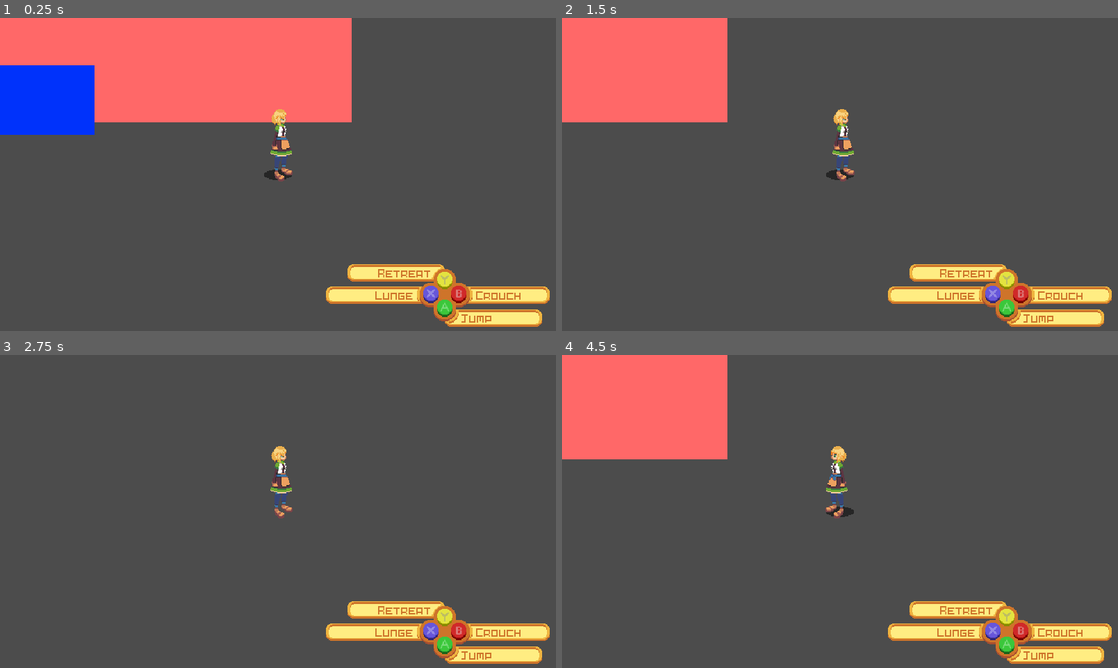
Above: before the commit, frames 1-4 (two rows, left to right).
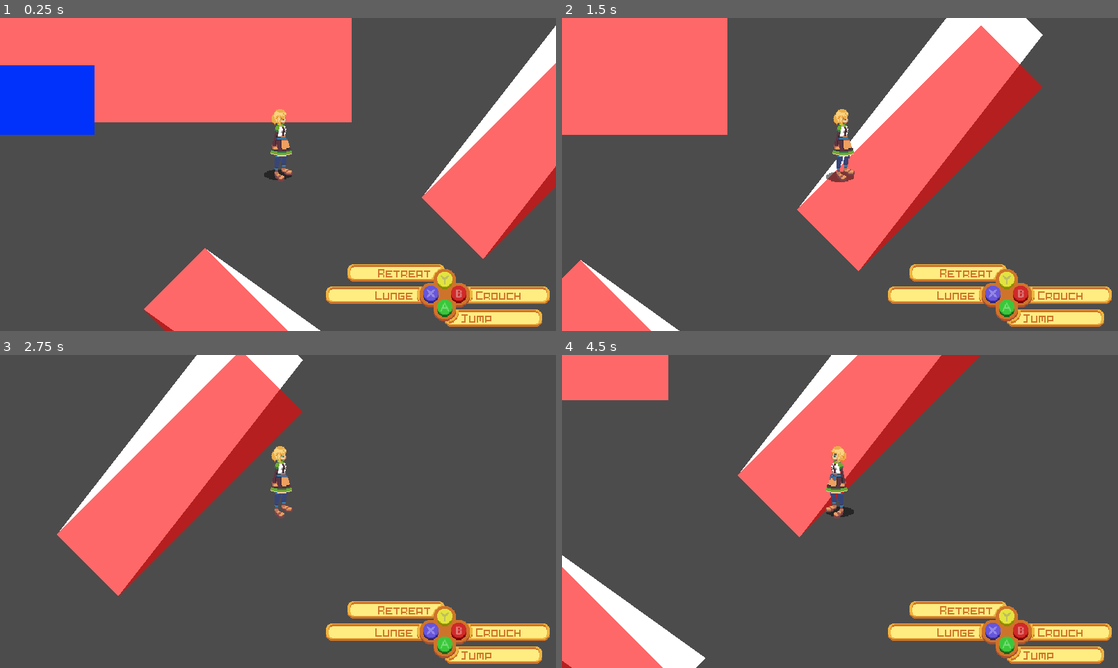
Above: after the commit, the same moments.

Repository: MTareqAzim/scratchpad
Game: Godot game, scene res://Scenes/World/World.tscn
Same seed, same stepped clock (60 frames per second), same inputs: the game is played once before the commit and once after it.
Inputs (mouse positions are in pixels of both pictures, inside the frame that each line leads up to):
- Up to frame 1 (0.25 s): no input
- Up to frame 2 (1.5 s): tap Enter (ui_accept) at 0.5, 0.77 s; move the mouse to (962, 158) at 0.52 s; hold Right (ui_right) 0.53-1.25 s; click (962, 158) at 0.67 s; drag from (728, 190) to (840, 149) at 1.27 s
- Up to frame 3 (2.75 s): tap Enter (ui_accept) at 2 s; move the mouse to (333, 442) at 2.02 s; hold Right (ui_right) from 2.03 s (still down)
- Up to frame 4 (4.5 s): release Right (ui_right) at 2.75 s; drag from (812, 574) to (840, 483) at 2.77 s; tap Enter (ui_accept) at 3.5, 3.77 s; move the mouse to (1006, 558) at 3.52 s; hold Left (ui_left) 3.53-4.25 s; drag from (673, 464) to (756, 433) at 4.27 s

The runs differ from the first frame. In frame 1, 13% of the frame differs, in the area x 25-100%, y 2-100%; in frame 2, 20%; in frame 3, 16%; in frame 4, 23%, in the area x 0-76%, y 0-100%.

Commit message:
Got depth sorting to work.

Diff:
--- a/Scenes/World/World.tscn
+++ b/Scenes/World/World.tscn
@@ -14,12 +14,14 @@
 extents = Vector2( 72, 100 )
 
 [sub_resource type="RectangleShape2D" id=3]
-extents = Vector2( 150, 84 )
+extents = Vector2( 150, 176 )
+
+[sub_resource type="RectangleShape2D" id=4]
+extents = Vector2( 140, 140 )
 
 [node name="World" type="Node"]
 
 [node name="Shadow Mask" parent="." instance=ExtResource( 1 )]
-editor/display_folded = true
 position = Vector2( 420, 580 )
 _z_pos = 0
 _height = 0
@@ -178,6 +180,80 @@
 [node name="Bounding Box" parent="DepthSorter/StaticSlope2P5D/Depth Sort" index="0"]
 shape = SubResource( 3 )
 
+[node name="StaticSlope2P5D3" parent="DepthSorter" instance=ExtResource( 3 )]
+position = Vector2( 880, 430 )
+_height = 60
+_width = 100
+_length = 300
+_angle = 315
+
+[node name="TopShape" parent="DepthSorter/StaticSlope2P5D3" index="1"]
+polygon = PoolVector2Array( 70.7107, -201.421, 141.421, -130.711, -70.7107, 141.421, -141.421, 70.7107 )
+
+[node name="BaseShape" parent="DepthSorter/StaticSlope2P5D3" index="2"]
+polygon = PoolVector2Array( 70.7107, -141.421, 141.421, -70.7107, -70.7107, 141.421, -141.421, 70.7107 )
+
+[node name="VolumeShape" parent="DepthSorter/StaticSlope2P5D3" index="3"]
+polygon = PoolVector2Array( 70.7107, -201.421, 141.421, -130.711, 141.421, -70.7107, -70.7107, 141.421, -141.421, 70.7107 )
+
+[node name="Rise" parent="DepthSorter/StaticSlope2P5D3" index="4"]
+position = Vector2( -106.066, 106.066 )
+cast_to = Vector2( 212.132, -272.132 )
+
+[node name="Shadow Mask" parent="DepthSorter/StaticSlope2P5D3" instance=ExtResource( 1 )]
+editor/display_folded = true
+_z_pos = 0
+_height = 60
+_width = 110
+_length = 300
+_angle = 315
+
+[node name="CollisionPolygon2D" parent="DepthSorter/StaticSlope2P5D3/Shadow Mask" index="0"]
+polygon = PoolVector2Array( 67.1751, -144.957, 144.957, -67.1751, -67.1751, 144.957, -144.957, 67.1751 )
+
+[node name="Base" parent="DepthSorter/StaticSlope2P5D3/Shadow Mask" index="1"]
+polygon = PoolVector2Array( 67.1751, -144.957, 144.957, -67.1751, -67.1751, 144.957, -144.957, 67.1751 )
+polygons = [ PoolVector2Array( 67.1751, -144.957, 144.957, -67.1751, -67.1751, 144.957, -144.957, 67.1751 ) ]
+
+[node name="Rise" parent="DepthSorter/StaticSlope2P5D3/Shadow Mask" index="2"]
+position = Vector2( -106.066, 106.066 )
+cast_to = Vector2( 212.132, -272.132 )
+
+[node name="Depth Sort" parent="DepthSorter/StaticSlope2P5D3" instance=ExtResource( 4 )]
+position = Vector2( 0, -24 )
+body = NodePath("..")
+
+[node name="Bounding Box" parent="DepthSorter/StaticSlope2P5D3/Depth Sort" index="0"]
+shape = SubResource( 3 )
+
+[node name="StaticSlope2P5D4" parent="DepthSorter" instance=ExtResource( 3 )]
+position = Vector2( 560, 700 )
+_height = 60
+_width = 100
+_length = 300
+_angle = 225
+
+[node name="TopShape" parent="DepthSorter/StaticSlope2P5D4" index="1"]
+polygon = PoolVector2Array( 141.421, 10.7107, 70.7107, 81.4214, -141.421, -70.7107, -70.7107, -141.421 )
+
+[node name="BaseShape" parent="DepthSorter/StaticSlope2P5D4" index="2"]
+polygon = PoolVector2Array( 141.421, 70.7107, 70.7107, 141.421, -141.421, -70.7107, -70.7107, -141.421 )
+
+[node name="VolumeShape" parent="DepthSorter/StaticSlope2P5D4" index="3"]
+polygon = PoolVector2Array( 141.421, 10.7107, 141.421, 70.7107, 70.7107, 141.421, -141.421, -70.7107, -70.7107, -141.421 )
+
+[node name="Rise" parent="DepthSorter/StaticSlope2P5D4" index="4"]
+position = Vector2( -106.066, -106.066 )
+cast_to = Vector2( 212.132, 152.132 )
+
+[node name="Depth Sort" parent="DepthSorter/StaticSlope2P5D4" instance=ExtResource( 4 )]
+position = Vector2( 0, -24 )
+body = NodePath("..")
+
+[node name="Bounding Box" parent="DepthSorter/StaticSlope2P5D4/Depth Sort" index="0"]
+position = Vector2( 0, 24 )
+shape = SubResource( 4 )
+
 [node name="Player2" parent="DepthSorter" instance=ExtResource( 6 )]
 position = Vector2( 573, 474 )
 
@@ -200,3 +276,13 @@
 [editable path="DepthSorter/StaticSlope2P5D/Shadow Mask"]
 
 [editable path="DepthSorter/StaticSlope2P5D/Depth Sort"]
+
+[editable path="DepthSorter/StaticSlope2P5D3"]
+
+[editable path="DepthSorter/StaticSlope2P5D3/Shadow Mask"]
+
+[editable path="DepthSorter/StaticSlope2P5D3/Depth Sort"]
+
+[editable path="DepthSorter/StaticSlope2P5D4"]
+
+[editable path="DepthSorter/StaticSlope2P5D4/Depth Sort"]
--- a/Utils/Depth Sorting/depth_sort.gd
+++ b/Utils/Depth Sorting/depth_sort.gd
@@ -21,9 +21,12 @@
 func in_front_of(depth_sort: DepthSort) -> bool:
 	var in_front_of = false
 
-	var body_y_position = _body.global_position.y
-	var other_y_position = depth_sort.get_body().global_position.y
-	in_front_of = body_y_position > other_y_position
+	if _body is PhysicsBody2P5D:
+		in_front_of = _body.in_front_of(depth_sort.get_body())
+	else:
+		var body_y_position = _body.global_position.y
+		var other_y_position = depth_sort.get_body().global_position.y
+		in_front_of = body_y_position > other_y_position
 
 	return in_front_of
 
--- a/Utils/Depth Sorting/depth_sorter.gd
+++ b/Utils/Depth Sorting/depth_sorter.gd
@@ -57,9 +57,7 @@
 
 func _calculate_z_indexes() -> Array:
 	var z_indexes = DirectedGraphSorter.kahn_sort(_depth_graph)
-	print(z_indexes)
 	z_indexes.invert()
-	print("Inverted: ", z_indexes)
 
 	return z_indexes
 
--- a/Utils/Physics Bodies/kinematic_body_2p5d.gd
+++ b/Utils/Physics Bodies/kinematic_body_2p5d.gd
@@ -121,6 +121,22 @@
 		return true
 
 	return false
+
+
+func in_front_of(body: Node2D) -> bool:
+	var in_front_of := false
+
+	if body is PhysicsBody2P5D:
+
+		in_front_of = get_back_y_pos() > body.get_back_y_pos(get_global_pos())
+	else:
+		in_front_of = get_back_y_pos() > body.global_position.y
+
+	return in_front_of
+
+
+func get_back_y_pos(global_pos: Vector3 = Vector3.INF) -> int:
+	return int(round(get_global_pos().y))
 
 
 func _is_on_floor() -> bool:
--- a/Utils/Physics Bodies/static_slope_2p5d.gd
+++ b/Utils/Physics Bodies/static_slope_2p5d.gd
@@ -43,7 +43,11 @@
 
 	if z_pos <= _z_pos and z_pos >= _z_pos - _height:
 		var z_diff = abs(z_pos - _z_pos) * 1.0
-		var percent = (1.0 - z_diff / _height) * 100.0
+		var percent
+		if _height == 0:
+			percent = 100
+		else:
+			percent = (1.0 - z_diff / _height) * 100.0
 
 		if percent <= 0:
 			shapes = []
@@ -63,11 +67,78 @@
 		altitude = max(altitude, _get_altitude(point))
 
 	var fraction = 1.0 * altitude / float(_length)
+	if fraction > 1.0:
+		fraction = 1.0
 	return _z_pos - int(ceil(_height * fraction))
 
 
 func get_base_transform() -> Transform2D:
 	return _base_shape.get_global_transform()
+
+
+func in_front_of(body: Node2D) -> bool:
+	var in_front_of := false
+
+	if body is PhysicsBody2P5D:
+		in_front_of = get_back_y_pos() > body.get_back_y_pos(get_global_pos())
+	else:
+		in_front_of = get_back_y_pos() > body.global_position.y
+
+	return in_front_of
+
+
+func get_back_y_pos(global_pos: Vector3 = Vector3.INF) -> int:
+	var furthest_y_pos = 0
+	var position_2d = Vector2(global_pos.x, global_pos.y)
+
+	var base_points : Array
+	base_points = _base_shape.get_polygon()
+	for index in base_points.size():
+		base_points[index] = base_points[index] + _base_shape.global_position
+
+	if global_pos != Vector3.INF and Geometry2D.point_in_polygon(position_2d, base_points):
+		var top_z_pos = get_top_z_pos([position_2d])
+		var base_shapes = get_base_shapes(top_z_pos)
+		if base_shapes:
+			base_points = base_shapes[0]
+			for index in base_points.size():
+				base_points[index] = get_base_transform().xform(base_points[index])
+
+	var bounding_box : Rect2 = Geometry2D.bounding_box(base_points)
+
+	furthest_y_pos = int(round(bounding_box.position.y))
+
+	var visual_position_2d = Vector2(global_pos.x, global_pos.y + global_pos.z)
+
+	if _angle in [45, 135, 225, 315]:
+		if global_pos != Vector3.INF:
+			if global_pos.z > _z_pos + get_top_z_pos([position_2d]):
+				if global_pos.y > furthest_y_pos:
+					var smallest_y_point = base_points[0]
+					for point in base_points:
+						if point.y < smallest_y_point.y:
+							smallest_y_point = point
+
+					var largest_y_point = base_points[0]
+					for point in base_points:
+						if point.y > largest_y_point.y:
+							largest_y_point = point
+
+					var closest_point = Geometry.get_closest_point_to_segment_2d(visual_position_2d, smallest_y_point, largest_y_point)
+					if global_pos.x < closest_point.x:
+						var left_most_point = base_points[0]
+						for point in base_points:
+							if point.x < left_most_point.x:
+								left_most_point = point
+						furthest_y_pos = int(round(left_most_point.y))
+					else:
+						var right_most_point = base_points[0]
+						for point in base_points:
+							if point.x > right_most_point.x:
+								right_most_point = point
+						furthest_y_pos = int(round(right_most_point.y))
+
+	return furthest_y_pos
 
 
 func _get_altitude(pos: Vector2) -> float:
--- a/Utils/Physics Bodies/static_wall_2p5d.gd
+++ b/Utils/Physics Bodies/static_wall_2p5d.gd
@@ -48,6 +48,25 @@
 	return _z_pos - _height
 
 
+func in_front_of(body: Node2D) -> bool:
+	var in_front_of := false
+
+	if body is PhysicsBody2P5D:
+		in_front_of = get_back_y_pos() > body.get_back_y_pos(get_global_pos())
+	else:
+		in_front_of = get_back_y_pos() > body.global_position.y
+
+	return in_front_of
+
+
+func get_back_y_pos(global_pos: Vector3 = Vector3.INF) -> int:
+	var base_points : Array = _base_shape.get_polygon()
+	var bounding_box : Rect2 = Geometry2D.bounding_box(base_points)
+	bounding_box.position = bounding_box.position + _base_shape.global_position
+
+	return int(round(bounding_box.position.y - _z_pos))
+
+
 func _set_z(new_z: int) -> void:
 	var diff = _z_pos - new_z
 	_z_pos = new_z
Not shown: 1 places in Scenes/World/World.tscn that only renumber resources
